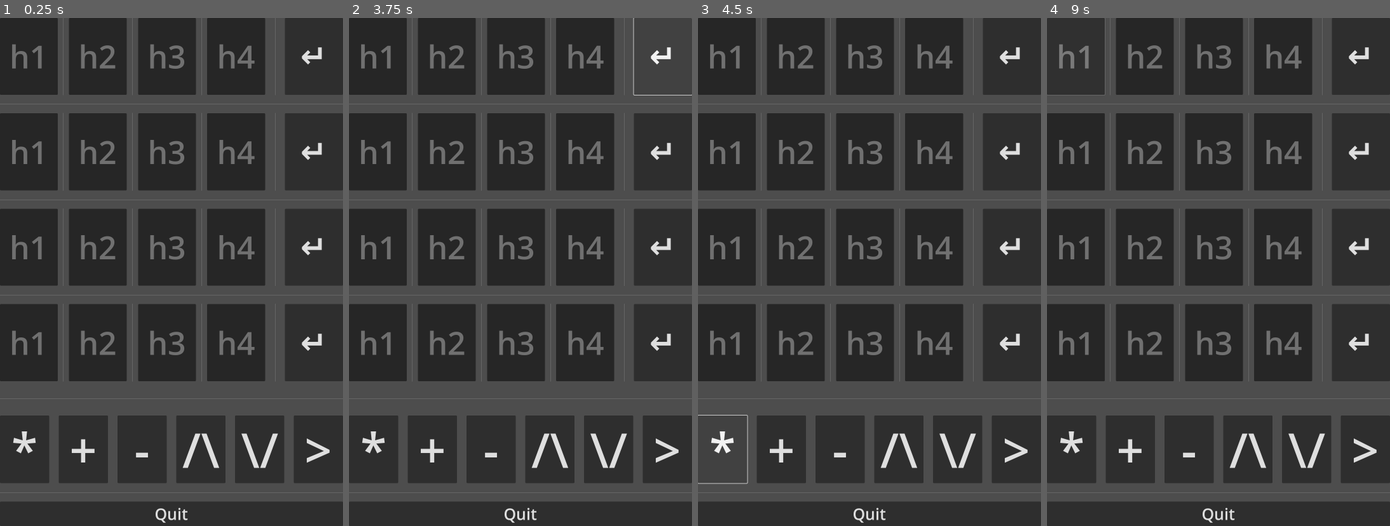
Above: before the commit, frames 1-4 (left to right).
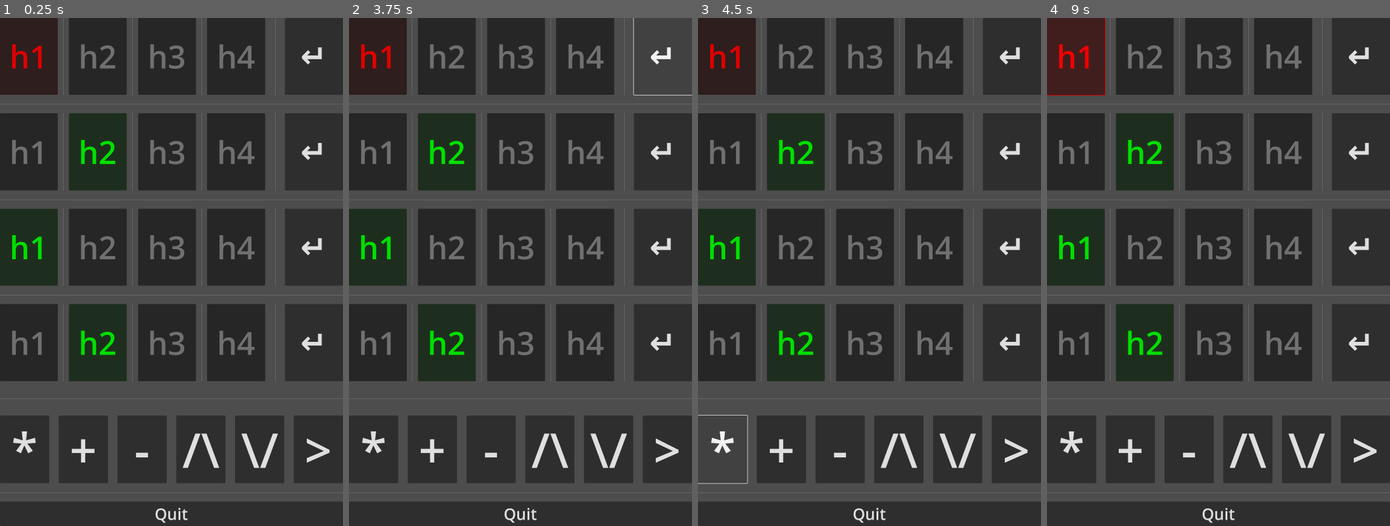
Above: after the commit, the same moments.

Repository: LibreTactile/light-launcher
Game: Godot game, scene res://scenes/home.tscn
Two runs of this game, one before a commit and one after it. Both use one fixed random seed, a clock stepped at 60 frames per second and the inputs below.
Inputs:
- Up to frame 1 (0.25 s): no input
- Up to frame 2 (3.75 s): click "h1" at 0.5 s; click "h2" at 1.25 s; click "h3" at 2 s; click "h4" at 2.75 s; click "↵" at 3.5 s
- Up to frame 3 (4.5 s): click "*" at 4.25 s
- Up to frame 4 (9 s): click "+" at 5 s; click "-" at 5.75 s; click "/\" at 6.5 s; click "\/" at 7.25 s; click ">" at 8 s; click "h1" at 8.75 s

The runs differ from the first frame. In frame 1, 0.8% of the frame differs, in the area x 3-34%, y 5-67%; in frame 2, 0.8%; in frame 3, 0.8%; in frame 4, 0.8%, in the area x 0-34%, y 0-67%.

Commit message:
[feat] model manager script

Diff:
--- a/scenes/home.tscn
+++ b/scenes/home.tscn
@@ -1,7 +1,8 @@
-[gd_scene load_steps=5 format=3 uid="uid://dn7nlt0kw7xf3"]
+[gd_scene load_steps=6 format=3 uid="uid://dn7nlt0kw7xf3"]
 
 [ext_resource type="Script" uid="uid://7m0gpr4dusfb" path="res://scripts/close_btn.gd" id="1_krot7"]
 [ext_resource type="PackedScene" uid="uid://d0hlmds2bmo4c" path="res://scenes/prefabs/TOMAT_UIelement_row.tscn" id="1_reixx"]
+[ext_resource type="Script" uid="uid://cilqtnpo3b5xh" path="res://scripts/model_manager.gd" id="1_uhids"]
 [ext_resource type="Script" uid="uid://b1ghd5fuxx3p6" path="res://scripts/comm/websocket_server.gd" id="2_u4wd2"]
 [ext_resource type="PackedScene" uid="uid://bqsfcokp31rnm" path="res://scenes/prefabs/TOMAT_UI_nav_buttons.tscn" id="2_uhids"]
 
@@ -22,6 +23,7 @@
 anchor_bottom = 1.0
 grow_horizontal = 2
 grow_vertical = 2
+script = ExtResource("1_uhids")
 
 [node name="Element Rows" type="VBoxContainer" parent="TOMAT UI"]
 layout_mode = 2
--- /dev/null
+++ b/scripts/model_manager.gd
@@ -0,0 +1,154 @@
+extends Node
+
+# Reference to rows and their buttons
+var rows = {}  # Format: {row_index: {buttons: [], state: ButtonState}}
+const ROW_COUNT = 4
+
+# Called when the node enters the scene tree for the first time
+func _ready():
+	# Get reference to the WebSocket server
+	var websocket_server = get_node("/root/WebSocketServer")
+	#todo: connect websocket server
+#    websocket_server.connect("model_data_received", self, "_on_model_data_received")
+	# Initialize rows
+	_initialize_rows()
+	# debug initialization
+	# After _initialize_rows()
+	# Row 1, button 1 (index 0) PULSATING
+	_set_button_state(0, 0, Globals.ButtonState.PULSATING)
+	# Row 2, button 2 (index 1) ACTIVE
+	_set_button_state(1, 1, Globals.ButtonState.ACTIVE)
+	# Row 3, button 1 (index 0) ACTIVE
+	_set_button_state(2, 0, Globals.ButtonState.ACTIVE)
+	# Row 3, button 2 (index 1) ACTIVE
+	_set_button_state(3, 1, Globals.ButtonState.ACTIVE)
+
+# Initialize rows and their buttons
+func _initialize_rows():
+	var rows_container = get_node("Element Rows")
+	# Find existing rows
+	for i in range(ROW_COUNT):
+		var row_node = rows_container.get_child(i * 2)  # Account for separators
+		if row_node and row_node.name.begins_with("element row"):
+			var row_data = {
+				"buttons": [],
+				"state": Globals.ButtonState.INACTIVE
+			}
+
+			# Collect buttons in this row
+			for child in row_node.get_children():
+				if child is Button and child.has_method("set_state"):
+					row_data.buttons.append(child)
+
+			rows[i] = row_data
+
+	# Set initial state
+	for row_idx in rows:
+		_set_row_state(row_idx, Globals.ButtonState.INACTIVE)
+
+# Set state for an entire row
+func _set_row_state(row_idx: int, state):
+	if not rows.has(row_idx):
+		return
+
+	rows[row_idx].state = state
+	for button in rows[row_idx].buttons:
+		button.set_state(state)
+
+# Set state for individual button in a row
+func _set_button_state(row_idx: int, button_idx: int, state):
+	if not rows.has(row_idx):
+		return
+
+	if button_idx >= 0 and button_idx < rows[row_idx].buttons.size():
+		rows[row_idx].buttons[button_idx].set_state(state)
+
+# Process model data and update states
+func _on_model_data_received(data):
+	# Expected data format:
+	# {
+	#   "rows": [
+	#     {
+	#       "row": 0,
+	#       "state": "ACTIVE"  # Applies to whole row
+	#       OR
+	#       "buttons": [
+	#         {"id": 0, "state": "ACTIVE"},
+	#         {"id": 1, "state": "PULSATING"}
+	#       ]
+	#     },
+	#     ...
+	#   ]
+	# }
+
+	if "rows" in data:
+		for row_data in data.rows:
+			var row_idx = row_data.row
+
+			if "state" in row_data:
+				# Set entire row state
+				var state = _string_to_state(row_data.state)
+				_set_row_state(row_idx, state)
+
+			if "buttons" in row_data:
+				# Set individual button states
+				for btn_data in row_data.buttons:
+					var state = _string_to_state(btn_data.state)
+					_set_button_state(row_idx, btn_data.id, state)
+
+# Helper to convert string to state enum
+func _string_to_state(state_str: String):
+	match state_str:
+		"ACTIVE":
+			return Globals.ButtonState.ACTIVE
+		"INACTIVE":
+			return Globals.ButtonState.INACTIVE
+		"PULSATING":
+			return Globals.ButtonState.PULSATING
+		_:
+			return Globals.ButtonState.INACTIVE
+
+# Get current state of all rows
+func get_current_state():
+	var state_data = {"rows": []}
+
+	for row_idx in rows:
+		var row_state = {
+			"row": row_idx,
+			"buttons": []
+		}
+
+		# Check if all buttons have same state
+		var first_state = rows[row_idx].buttons[0].button_state
+		var uniform_state = true
+
+		for button in rows[row_idx].buttons:
+			if button.button_state != first_state:
+				uniform_state = false
+				break
+
+		if uniform_state:
+			row_state["state"] = _state_to_string(first_state)
+		else:
+			for btn_idx in range(rows[row_idx].buttons.size()):
+				var button = rows[row_idx].buttons[btn_idx]
+				row_state["buttons"].append({
+					"id": btn_idx,
+					"state": _state_to_string(button.button_state)
+				})
+
+		state_data["rows"].append(row_state)
+
+	return state_data
+
+# Helper to convert state enum to string
+func _state_to_string(state):
+	match state:
+		Globals.ButtonState.ACTIVE:
+			return "ACTIVE"
+		Globals.ButtonState.INACTIVE:
+			return "INACTIVE"
+		Globals.ButtonState.PULSATING:
+			return "PULSATING"
+		_:
+			return "INACTIVE"
Not shown, added: scripts/model_manager.gd.uid
